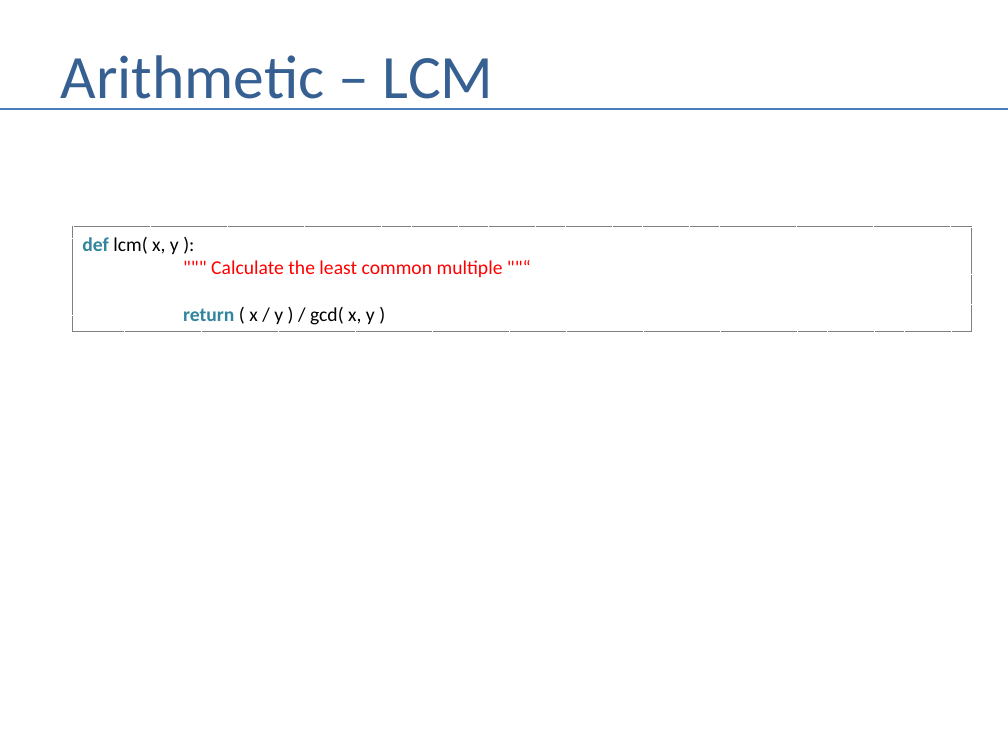
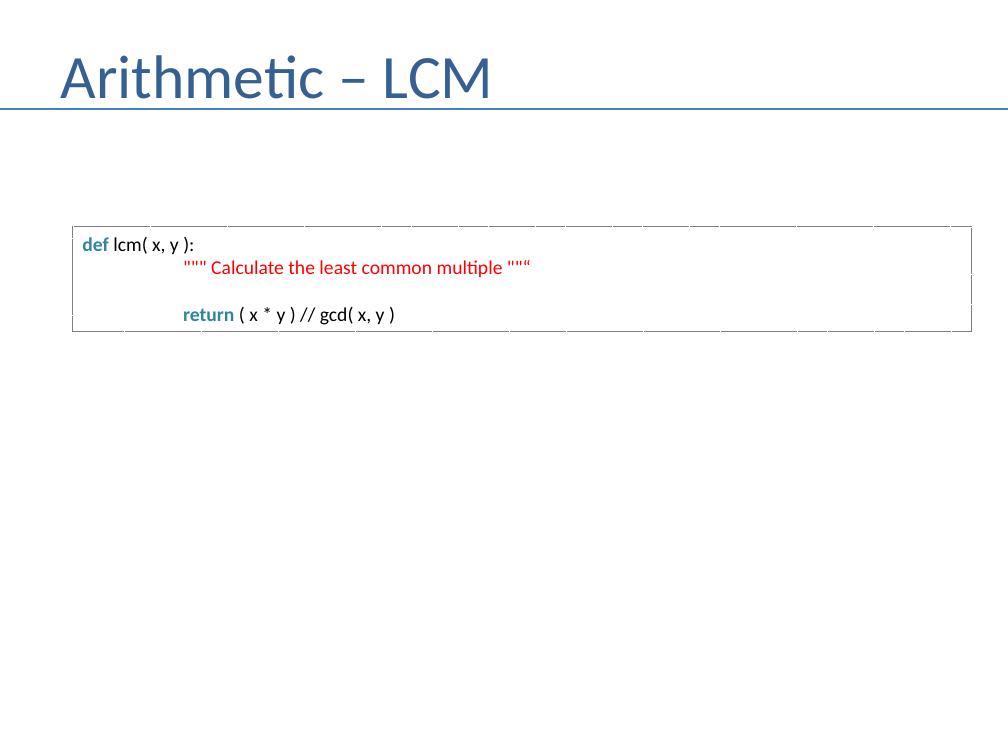
Before and after one commit to andrewferlitsch/Training, a slide deck: slide 70 of CSTraining/Fundamentals/Whiteboarding.pptx. Drawn at 1008x756 pixels with LibreOffice and Linux fonts; fonts in the diff are those of the drawing. Boxes give left, top, right and bottom in pixels: in the first picture for what was removed or moved away, otherwise in the second. Text is boxed around its words. In the diff, an @@ line names an element or a change of style, - is before the commit and + after.

Commit message:
intuition update

```diff
--- a/CSTraining/Fundamentals/Whiteboarding.pptx
+++ b/CSTraining/Fundamentals/Whiteboarding.pptx
@@ text in rectangle at box(183, 307, 385, 325): text changed @@
-return ( x / y ) / gcd( x, y )
+return ( x * y ) // gcd( x, y )
```
